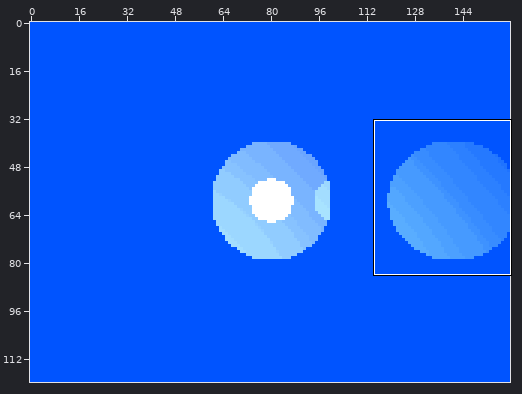
One commit to this sprite sheet: Raytracer/Raytracer.png. Above, an overview of the earlier version with the close-up marked.
Close-up. The starting point:
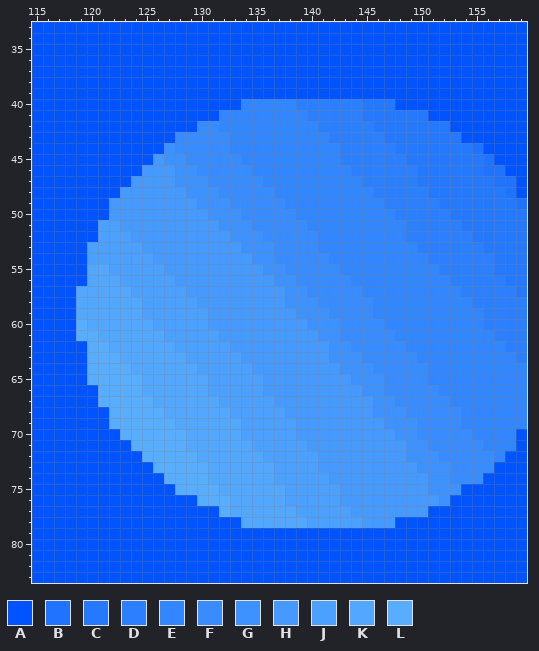
The file is 160x120 pixels. Colours within 5 levels of each other are drawn and written as one. Shown: x 115..159, y 33..83. The commit also changed other parts of the picture, which this record leaves out.
Palette (. is transparent): A #0054ff  B #1f73ff  C #2579ff  D #2c80ff  E #3286ff  F #388cff  G #3e92ff  H #469aff  J #4ca0ff  K #53a7ff  L #59adff
New version:
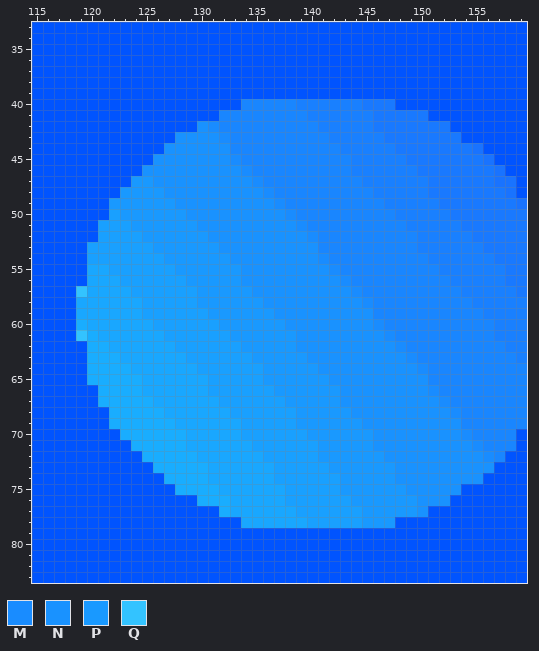
Colours new in this view: M #198cff  N #1992ff  P #1999ff  Q #33c3ff
Difference:
colour B: #1f73ff -> #1973ff
colour C: #2579ff -> #1979ff
colour D: #2c80ff -> #1980ff
colour E: #3286ff -> #1986ff
colour J: #4ca0ff -> #19a0ff
colour K: #53a7ff -> #19a7ff
colour L: #59adff -> #19adff
Changed rows in their new state; - is a pixel that keeps its letter.
first column x 119:
41 --------------------------D------------
42 -----------NM--------------------------
43 ---------NNNNM-------------------------
44 --------NNNNNN-------------------------
45 -------NNNNNNNM---------E--------------
46 ------NNNNNNNNNM---------------------C-
47 -----PPNNNNNNNNNM--------------D-------
48 ----PPPPNNNNNNNNNM---------------------
49 ---PPPPPPNNNNNNNNNM--------------------
50 ---JPPPPPPNNNNNNNNNM-------------------
51 ----JPPPPPPNNNNNNNNNM------------------
52 -----JPPPPPPNNNNNNNNNM--------E--------
53 ------JPPPPPPNNNNNNNNN-----------------
54 -------JPPPPPPNNNNNNNNM----------------
55 --------JPPPPPPNNNNNNNNM--------------D
56 ---------JPPPPPNNNNNNNNNM--------------
57 Q---------JPPPPPNNNNNNNNNM-------------
58 -----------PPPPPPNNNNNNNNNM------------
59 ------------PPPPPPNNNNNNNNN------------
60 ------------JPPPPPPNNNNNNNNM---------E-
61 Q------------JPPPPPPNNNNNNNNM----------
62 --------------JPPPPPNNNNNNNNNM---------
63 ---------------JPPPPPNNNNNNNNNM--------
64 ----------------JPPPPPNNNNNNNNNM-------
65 -----------------PPPPPPNNNNNNNNN-------
66 -----------------JPPPPPPNNNNNNNNM------
67 ------------------JPPPPPNNNNNNNNNM-----
68 -------------------JPPPPPNNNNNNNNNM----
69 --------------------PPPPPPNNNNNNNNN----
70 --------------------JPPPPPPNNNNNNNNM---
71 ---------------------JPPPPPNNNNNNNNNM--
72 ----------------------PPPPPPNNNNNNNNNM-
73 ----------------------JPPPPPPNNNNNNNNN-
74 -----------------------JPPPPPNNNNNNNN--
75 ------------------------PPPPPPNNNNN----
76 ------------------------JPPPPPPNNN-----
77 -------------------------JPPPPPN-------
78 --------------------------PPP----------
Changed places in both close-ups, as pixel boxes (x1, y1, x2, y2):
changed: (76, 99, 527, 528)
